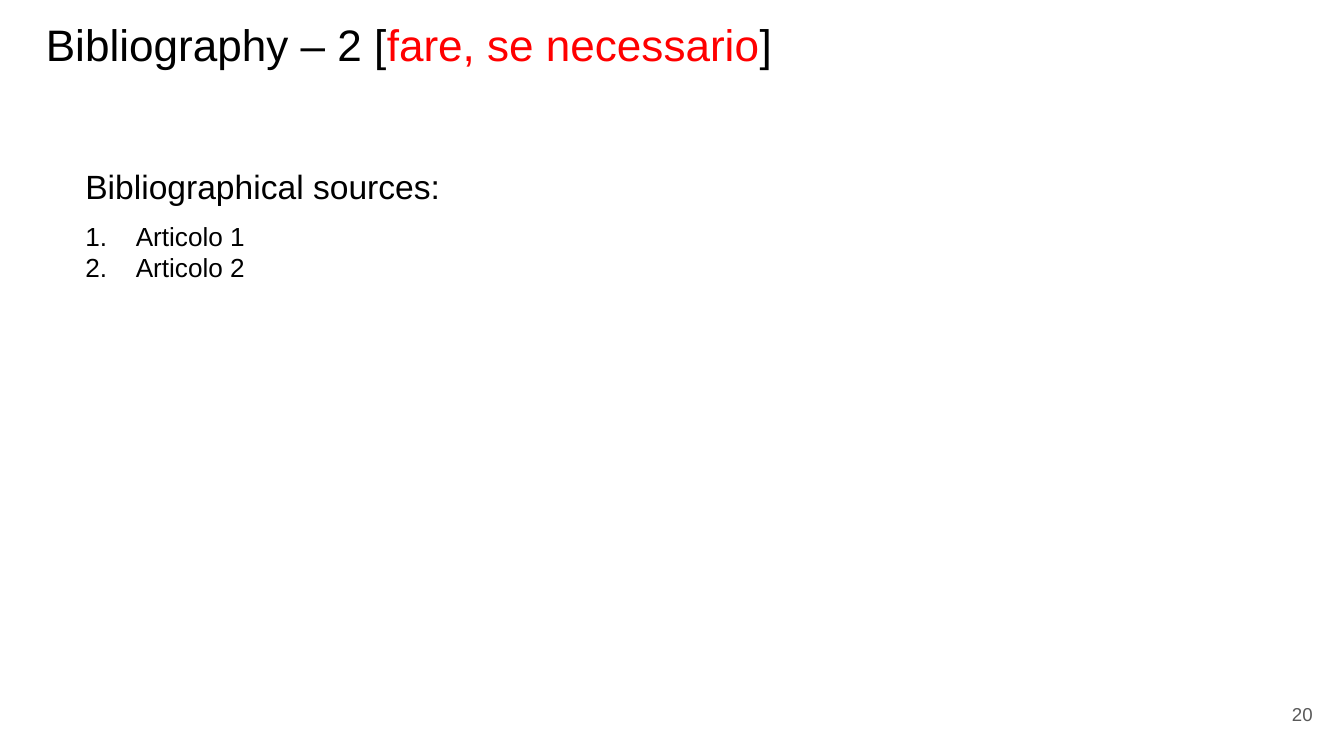
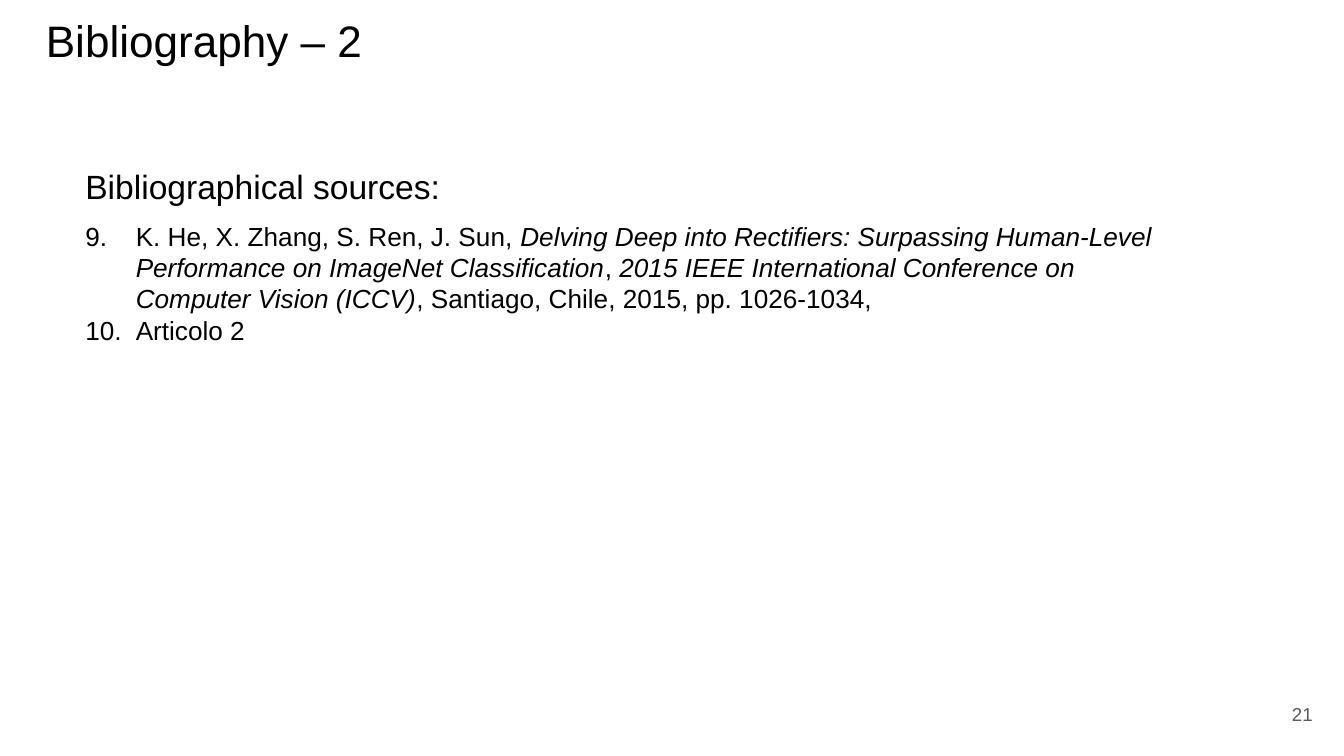
Before and after one commit to paolo-junior-mollica/machine-learning-project, a slide deck: slide 21 of relazione/ML-2023-PRJ-Slides-Demo.pptx (slide 20 before the commit). Drawn at 1344x756 pixels with LibreOffice and Linux fonts; fonts in the diff are those of the drawing. Boxes give left, top, right and bottom in pixels: in the first picture for what was removed or moved away, otherwise in the second. Text is boxed around its words. In the diff, an @@ line names an element or a change of style, - is before the commit and + after.

```diff
--- a/relazione/ML-2023-PRJ-Slides-Demo.pptx
+++ b/relazione/ML-2023-PRJ-Slides-Demo.pptx
@@ title at (46, 25, 362, 66): text changed; text colour #FF0000 to #000000 @@
-Bibliography – 2 [fare, se necessario]
+Bibliography – 2
@@ text at (136, 227, 1152, 314): text changed; italic on @@
-1. Articolo 1
+9. K. He, X. Zhang, S. Ren, J. Sun, Delving Deep into Rectifiers: Surpassing Human-Level Performance on ImageNet Classification, 2015 IEEE International Conference on Computer Vision (ICCV), Santiago, Chile, 2015, pp. 1026-1034,
@@ page number at (1292, 708, 1313, 721): text changed @@
-20
+21
```
Also in this commit, not shown: 4 other slides changed, 1 slide added.
